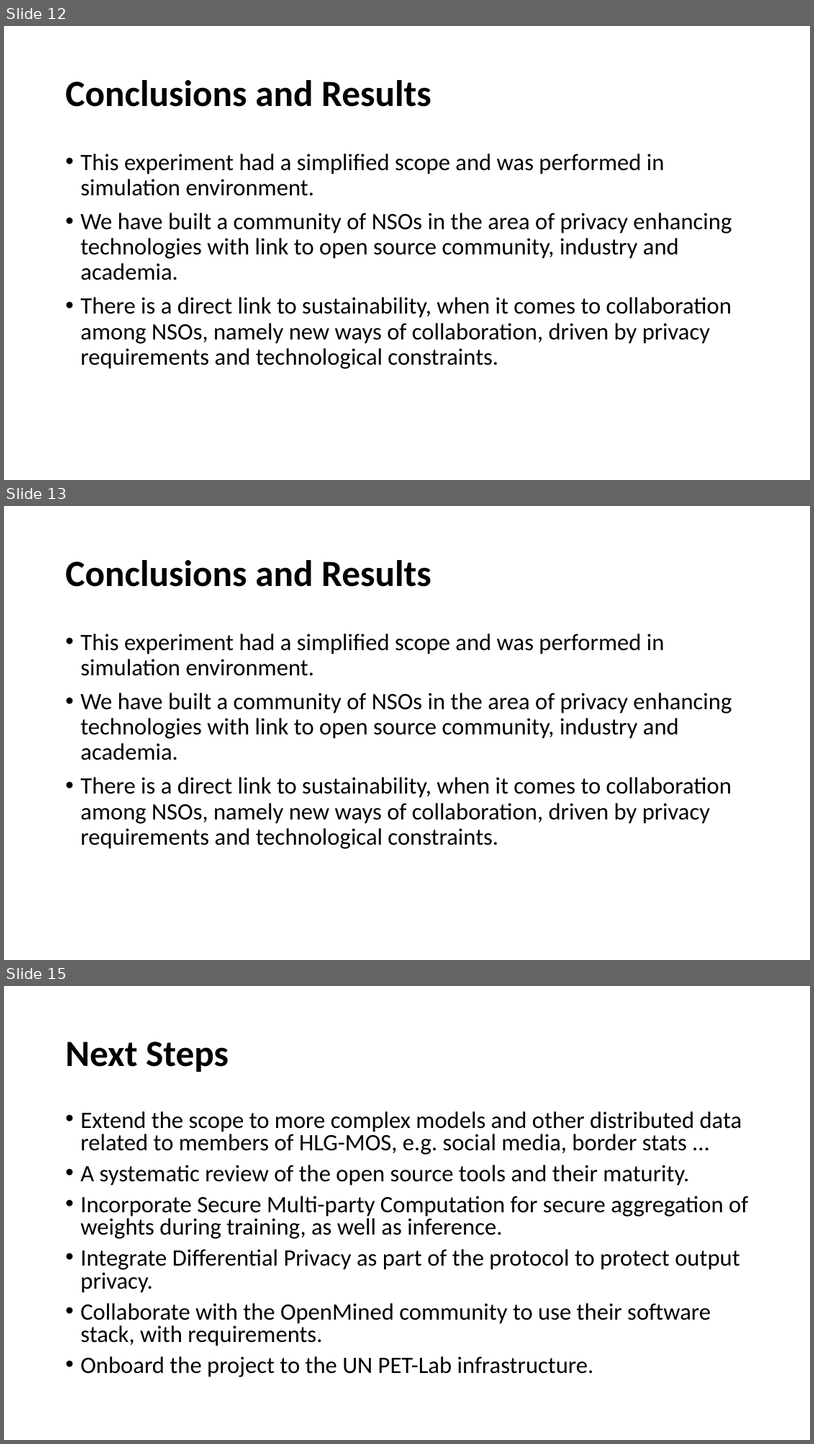
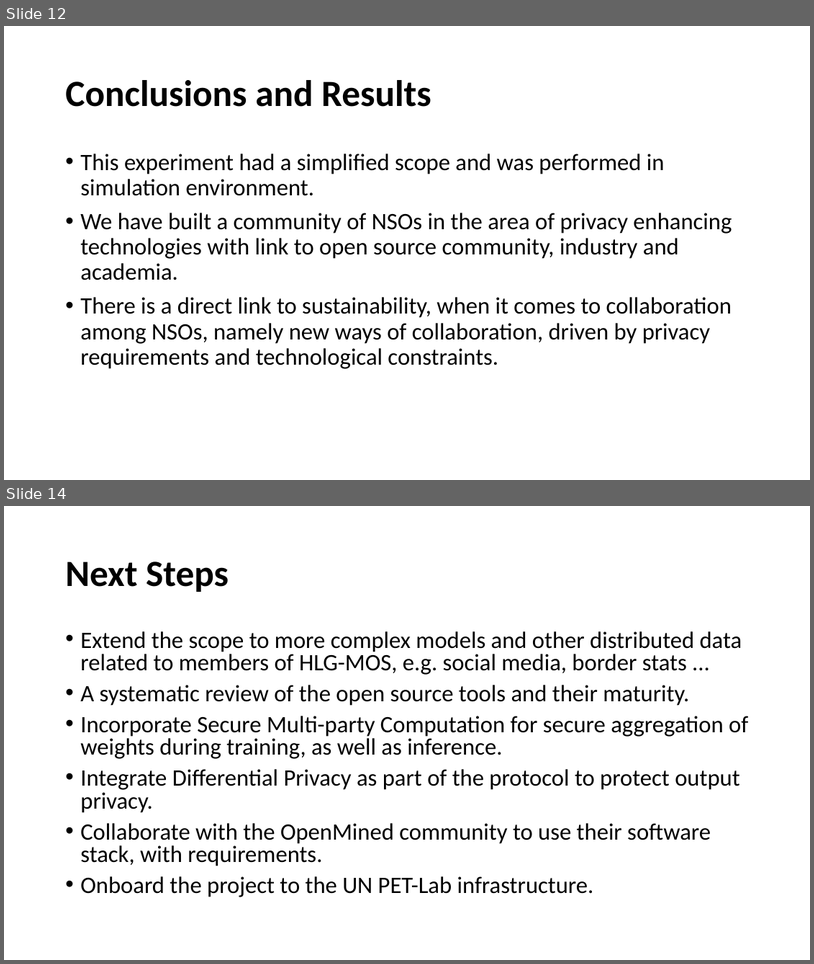
Before and after one commit to StatCan/UN-PML-Pilot, a slide deck: docs/UNECE-IPP-Private-ML.pptx. Shown one above the other, each under a label of ours: slides 12, 13 and 15 before the commit, slides 12 and 14 after it; the slides between them are not shown. The pictures are 814x1444 and 814x964 pixels, drawn with LibreOffice and Linux fonts; fonts in the diff are those of the drawing. Boxes give left, top, right and bottom in pixels: in the first picture for what was removed or moved away, otherwise in the second. Text is boxed around its words. In the diff, an @@ line names an element or a change of style, - is before the commit and + after.

```diff
--- a/docs/UNECE-IPP-Private-ML.pptx
+++ b/docs/UNECE-IPP-Private-ML.pptx
@@ slide 13 removed at box(4, 506, 810, 960), background #FFFFFF @@
@@ title removed at box(65, 560, 432, 587) @@
-Conclusions and Results
@@ text removed at box(80, 633, 732, 849) @@
-• This experiment had a simplified scope and was performed in simulation environment.
-• We have built a community of NSOs in the area of privacy enhancing technologies with link to open source community, industry and academia.
-• There is a direct link to sustainability, when it comes to collaboration among NSOs, namely new ways of collaboration, driven by privacy requirements and technological constraints.
@@ what was slide 15 is now slide 14 @@
```
Also in this commit, not shown: 3 slides changed, 1 slide added, 1 other slide removed, 1 other file.
